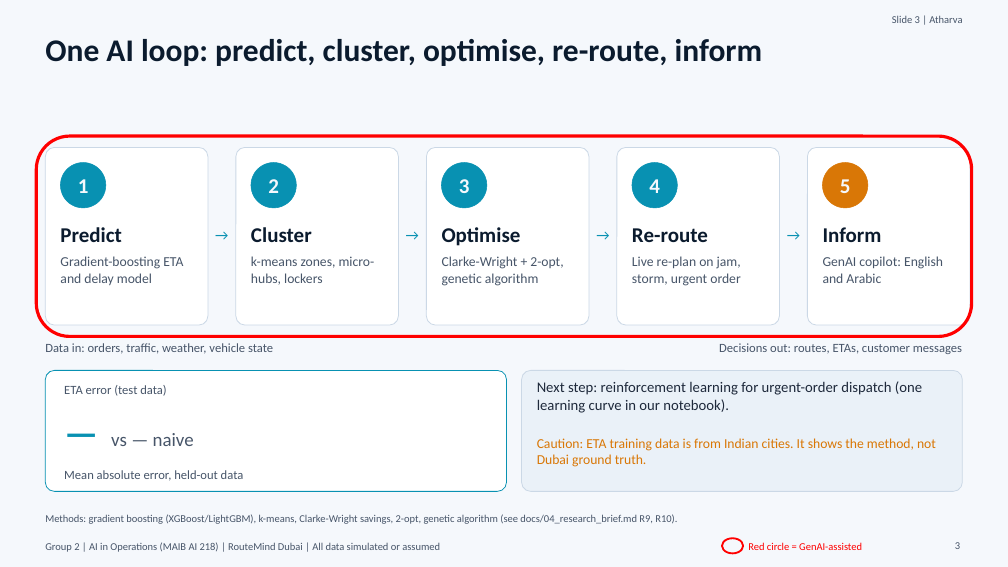
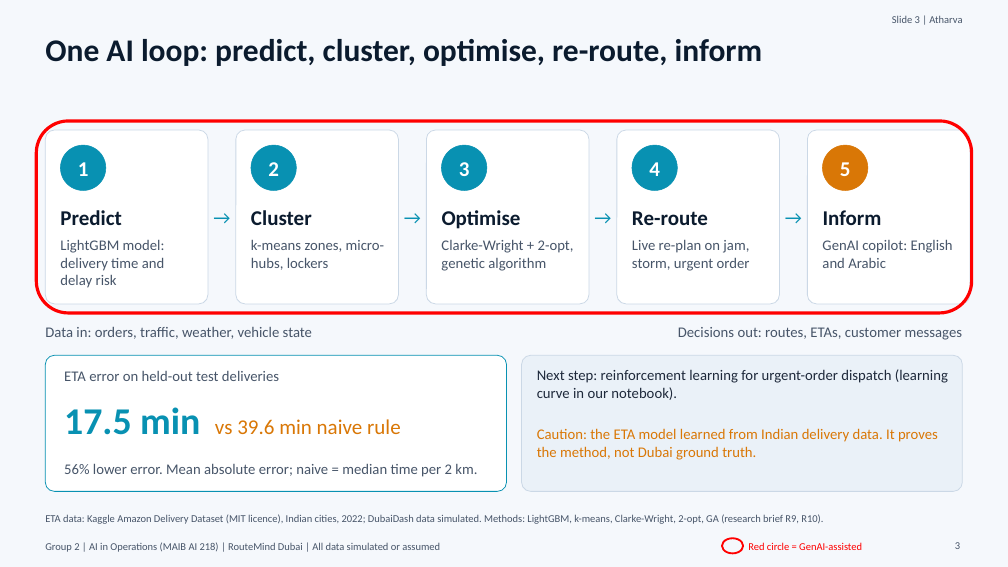
Before and after one commit to krish2105/routemind-dubai-group2, a slide deck: slide 3 of deliverables/RouteMind_Dubai_Group2.pptx. Drawn at 1008x567 pixels with LibreOffice and Linux fonts; fonts in the diff are those of the drawing. Boxes give left, top, right and bottom in pixels: in the first picture for what was removed or moved away, otherwise in the second. Text is boxed around its words. In the diff, an @@ line names an element or a change of style, - is before the commit and + after.

```diff
--- a/deliverables/RouteMind_Dubai_Group2.pptx
+++ b/deliverables/RouteMind_Dubai_Group2.pptx
@@ rounded rectangle: place and size @@
-rounded rectangle at <box>36,136,972,337</box>
+rounded rectangle at <box>36,121,972,313</box>
@@ rounded rectangle: place and size @@
-rounded rectangle at <box>45,147,208,325</box>
+rounded rectangle at <box>45,130,208,304</box>
@@ rounded rectangle: place and size @@
-rounded rectangle at <box>236,147,399,325</box>
+rounded rectangle at <box>236,130,399,304</box>
@@ rounded rectangle: place and size @@
-rounded rectangle at <box>426,147,589,325</box>
+rounded rectangle at <box>426,130,589,304</box>
@@ rounded rectangle: place and size @@
-rounded rectangle at <box>617,147,780,325</box>
+rounded rectangle at <box>617,130,780,304</box>
@@ rounded rectangle: place and size @@
-rounded rectangle at <box>808,147,970,325</box>
+rounded rectangle at <box>808,130,970,304</box>
@@ 5 texts, 5 ellipses: place and size @@
-5 texts, 5 ellipses at <box>60,163,868,208</box>
+5 texts, 5 ellipses at <box>60,145,868,191</box>
@@ text colour #F5F8FC to #FFFFFF in 5 elements at <box>78,162,89,176</box>, <box>268,162,279,176</box>, <box>459,162,470,176</box>, <box>649,162,660,176</box>, <box>840,162,851,176</box> @@
@@ 12 texts: place and size @@
-12 texts at <box>45,219,962,354</box>
+12 texts at <box>45,202,963,340</box>
@@ size 14 to 18 pt in 4 elements at <box>211,202,233,232</box>, <box>402,202,423,232</box>, <box>592,202,614,232</box>, <box>783,202,805,232</box> @@
@@ text at <box>60,239,165,288</box>: text changed; size 13 to 14 pt @@
-Gradient-boosting ETA and delay model
+LightGBM model: delivery time and delay risk
@@ text "k-means zones, micro-hubs, lockers": place and size @@
-text "k-means zones, micro-hubs, lockers" at <box>251,256,375,285</box>
+text "k-means zones, micro-hubs, lockers" at <box>251,240,385,270</box>
@@ text "Clarke-Wright + 2-opt, genetic algorithm": place and size @@
-text "Clarke-Wright + 2-opt, genetic algorithm" at <box>442,256,563,286</box>
+text "Clarke-Wright + 2-opt, genetic algorithm" at <box>441,240,574,271</box>
@@ size 13 to 14 pt in 4 elements at <box>251,240,385,270</box>, <box>441,240,574,271</box>, <box>632,240,750,271</box>, <box>822,239,953,268</box> @@
@@ text "GenAI copilot: English and Arabic": place and size @@
-text "GenAI copilot: English and Arabic" at <box>823,256,943,283</box>
+text "GenAI copilot: English and Arabic" at <box>822,239,953,268</box>
@@ text "Data in: orders, traffic, weather, ..." at <box>45,327,312,339</box>: size 12 to 14 pt @@
@@ text "Decisions out: routes, ETAs, customer ..." at <box>678,327,963,340</box>: size 12 to 14 pt @@
@@ rounded rectangle: place and size @@
-rounded rectangle at <box>45,371,507,492</box>
+rounded rectangle at <box>45,355,507,492</box>
@@ rounded rectangle at <box>45,355,507,492</box>: proportions changed @@
@@ rounded rectangle at <box>522,355,963,492</box>: proportions changed @@
@@ rounded rectangle: place and size @@
-rounded rectangle at <box>522,371,963,492</box>
+rounded rectangle at <box>522,355,963,492</box>
@@ text at <box>64,371,279,381</box>: text changed; size 12 to 14 pt @@
-ETA error (test data)
+ETA error on held-out test deliveries
@@ text at <box>537,369,948,400</box>: text changed @@
-Next step: reinforcement learning for urgent-order dispatch (one learning curve in our notebook).
+Next step: reinforcement learning for urgent-order dispatch (learning curve in our notebook).
@@ text at <box>64,407,401,435</box>: text changed; size 18 to 20 pt; text colour #475569 to #D97706 @@
-— vs — naive
+17.5 min vs 39.6 min naive rule
@@ text at <box>537,428,938,460</box>: text changed; size 13 to 14 pt @@
-Caution: ETA training data is from Indian cities. It shows the method, not Dubai ground truth.
+Caution: the ETA model learned from Indian delivery data. It proves the method, not Dubai ground truth.
@@ text at <box>64,463,477,477</box>: text changed; size 12 to 14 pt @@
-Mean absolute error, held-out data
+56% lower error. Mean absolute error; naive = median time per 2 km.
@@ text at <box>45,514,823,524</box>: text changed @@
-Methods: gradient boosting (XGBoost/LightGBM), k-means, Clarke-Wright savings, 2-opt, genetic algorithm (see docs/04_research_brief.md R9, R10).
+ETA data: Kaggle Amazon Delivery Dataset (MIT licence), Indian cities, 2022; DubaiDash data simulated. Methods: LightGBM, k-means, Clarke-Wright, 2-opt, GA (research brief R9, R10).
```
Also in this commit, not shown: 5 other slides changed, 1 slide added, 1 slide removed, 11 other files.
